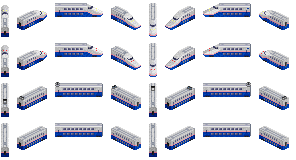
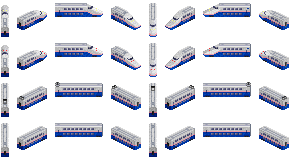
Revision of a layered 296px x 160px image; what changed, layer by layer:
hid "Pantos Original" over [27, 85, 278, 104]
showed "Pantos" over [27, 85, 278, 104]
painted on "Sprites Refurb" over [25, 12, 287, 147]
